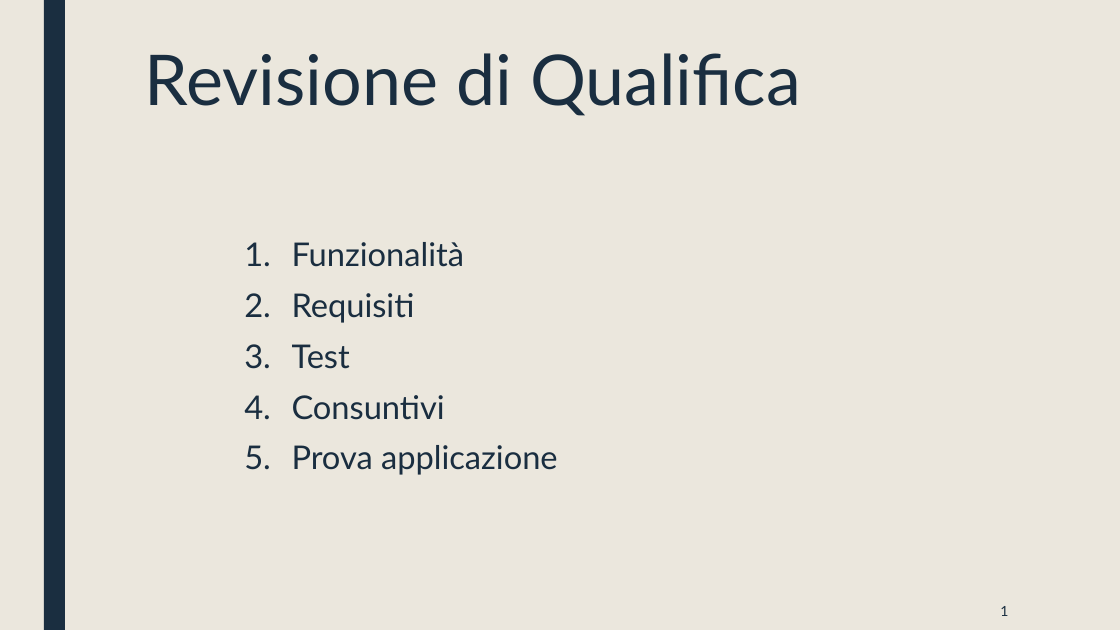
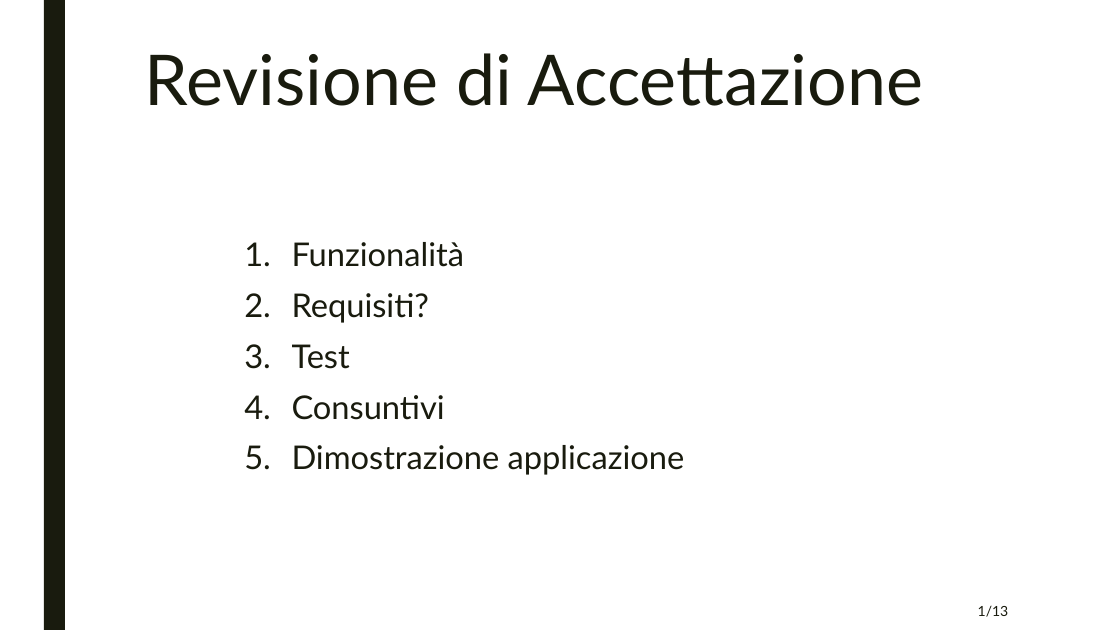
Before and after one commit to team404swe/Documenti, a slide deck: slide 2 of presentazione/RA/presentazioneRA.pptx. Drawn at 1120x630 pixels with LibreOffice and Linux fonts; fonts in the diff are those of the drawing. Boxes give left, top, right and bottom in pixels: in the first picture for what was removed or moved away, otherwise in the second. Text is boxed around its words. In the diff, an @@ line names an element or a change of style, - is before the commit and + after.

Commit message:
Updated presentation

```diff
--- a/presentazione/RA/presentazioneRA.pptx
+++ b/presentazione/RA/presentazioneRA.pptx
@@ background #EBE7DD to #FFFFFF @@
@@ rectangle at box(44, 0, 65, 630): fill #1A2E40 to #191B0E @@
@@ title at box(145, 53, 924, 106): text changed; text colour #1A2E40 to #191B0E @@
-Revisione di Qualifica
+Revisione di Accettazione
@@ text at box(292, 242, 465, 420): text colour #1A2E40 to #191B0E in "Funzionalità", "Test", "Consuntivi" @@
@@ text at box(292, 293, 430, 323): text changed; text colour #1A2E40 to #191B0E @@
-2. Requisiti
+2. Requisiti?
@@ text at box(292, 445, 685, 475): text changed; text colour #1A2E40 to #191B0E @@
-5. Prova applicazione
+5. Dimostrazione applicazione
@@ page number at box(978, 606, 1009, 617): text changed; text colour #1A2E40 to #191B0E @@
-1
+1/13
```
Also in this commit, not shown: 10 other slides changed, 3 slides added, 1 slide removed.
